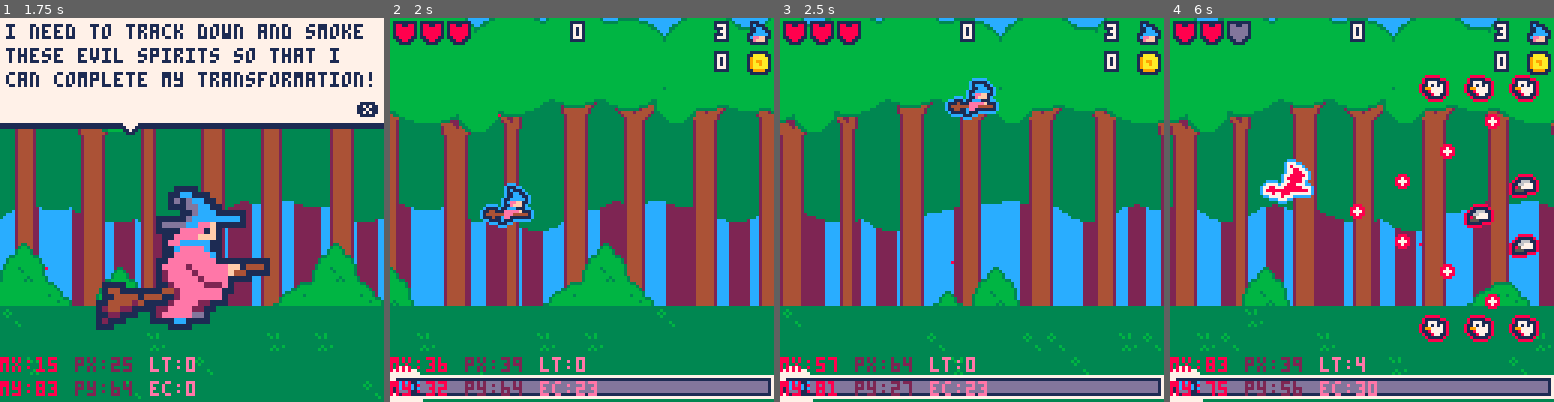
Above: before the commit, frames 1-4 (left to right).
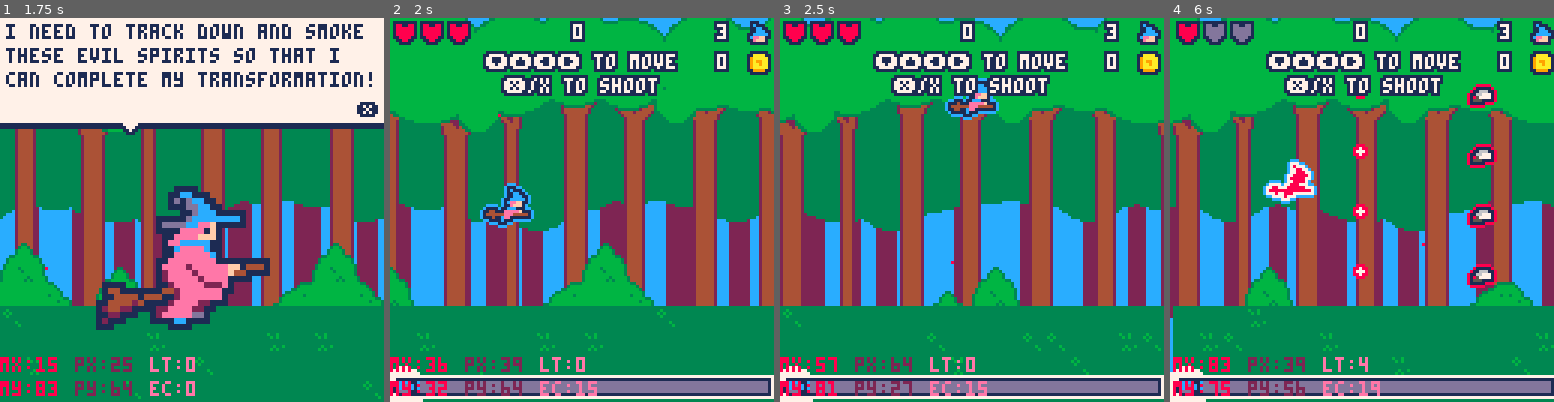
Above: after the commit, the same moments.

Repository: roseblack02/pico8-witch_blaster
Game: PICO-8 cartridge witch_blaster.p8
The game is run twice, just before and just after one commit, with the same random seed, the same clock (stepped at 60 frames per second) and the same inputs.
Inputs (mouse positions are in pixels of both pictures, inside the frame that each line leads up to):
- Up to frame 1 (1.75 s): tap X (X key) at 0.33, 1.07 s; click (280, 121) at 0.67 s; tap O (Z key) at 0.7, 1.7 s; click (46, 267) at 1.22 s; hold Right from 1.6 s (still down)
- Up to frame 2 (2 s): keep holding Right; click (497, 114) at 1.77 s; tap X (X key) at 1.85 s
- Up to frame 3 (2.5 s): release Right at 2.1 s; tap O (Z key) at 2.1 s; hold Up 2.15-2.42 s; click (952, 259) at 2.32 s; hold Right from 2.47 s (still down)
- Up to frame 4 (6 s): tap O (Z key) every 0.4 s from 2.5 to 5.7 s; click (1404, 106) at 2.87 s; tap X (X key) at 2.97, 4.08, 5.2 s; release Right at 3.03 s; hold Left 3.08-3.58 s; click (1465, 256) at 3.42 s; hold Down 3.63-3.97 s; click (1231, 102) at 3.97 s; hold Right 4.02-4.68 s; click (1292, 248) at 4.52 s; hold Up 4.73-5.03 s; click (1354, 94) at 5.07 s; hold Left 5.08-5.68 s; click (1419, 244) at 5.62 s; hold Down from 5.73 s (still down)

Frame 1 is identical in both runs. In frame 2, 4.4% of the frame differs, in the area x 24-75%, y 8-98%; in frame 3, 4.3%; in frame 4, 25%, in the area x 0-100%, y 0-100%.

Commit message:
the bullets in  the blast special attack now change colour

Diff:
--- a/witch_blaster.p8
+++ b/witch_blaster.p8
@@ -47,7 +47,7 @@
 	--get level info from text file
 	#include levels.lua
 	levels={level1,level2,level3,level4,level5,level6}
-	level=4
+	level=1
 	level_timer=0
 	wave1,wave2,wave3=true,false,false
 	level_clear=false
@@ -87,6 +87,7 @@
 		shot_speed=2,
 		dmg=1,
 		mag_level=0,
+		current_mag=0,
 		blast=false,
 		blast_dur=2,
 		coins=0,
@@ -102,6 +103,7 @@
 		burst=false,
 		double=false,
 		mag_gained=3,
+		bullet_colour=7,
 		update=function(self)
 			--reset variables
 			self.down,self.up=false,false
@@ -142,7 +144,7 @@
 			self.y=mid(10,self.y,115)
 
 			--bullet
-			if btnp(5) then
+			if btnp(5) and not self.blast then
 				if (self.double) make_bullet_obj(self.x,self.y-4,self.shot_speed+self.shot_speed_mod,{false,true,false,false}) make …(186 unchanged characters)…
 				sfx(2)
 			end
@@ -160,7 +162,15 @@
 				end
 			end
 
-			if (self.blast) self.mag_level-=self.blast_dur make_bullet_obj(self.x,self.y,6,{false,true,false,false})
+			--change bullet colour duting blast as mag_level drains
+			if(self.mag_level>self.current_mag) self.current_mag=self.mag_level
+
+			local colour={12,14,7,14,12}
+			for i=5,1,-1 do
+				if(self.mag_level<self.current_mag*(i/5)) self.bullet_colour=colour[i]
+			end
+
+			if (self.blast) self.mag_level-=self.blast_dur make_bullet_obj(self.x,self.y,6,{false,true,false,false},self.bullet_colour)
 
 			--end blast
 			if (self.mag_level<1) self.blast=false
@@ -984,12 +994,13 @@
 end
 
 --make bullets
-function make_bullet_obj(x,y,speed,direction)
+function make_bullet_obj(x,y,speed,direction,colour)
 	--create bullet
 	local obj={
 		x=x,
 		y=y,
 		width=6,
+		colour=colour or 7,
 		update=function(self)
 			--choose which direction (clockwise bool) to shoot and apply speed
 			if (direction[1]) self.y-=speed
@@ -1002,7 +1013,7 @@
 		end,
 		draw=function(self)
 			circfill(self.x,self.y,self.width/2,12)
-			circfill(self.x,self.y,(self.width/2)-1,7)
+			circfill(self.x,self.y,(self.width/2)-1,self.colour)
 		end
 	}
 	--add object table to bullet table
